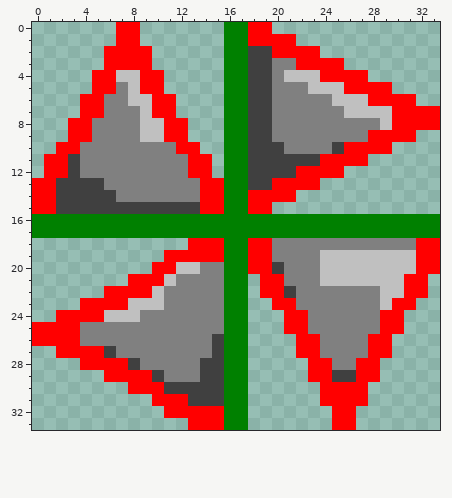
Two states of a pixel-art sprite, background/images/background_spikes.png. The picture above was drawn from the file before the commit.
The file is 34x34 pixels.
New version:
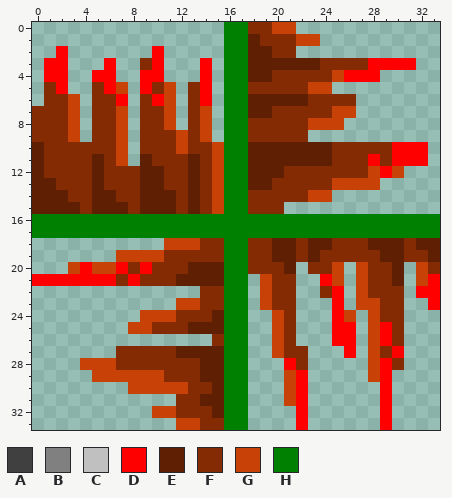
Palette (. is transparent): A #404040  B #808080  C #c0c0c0  D #ff0000  E #5f1f03  F #842b04  G #c84106  H #008000
Change:
Changed rows in their new state; - is an unchanged pixel.
first column x 0:
 0 -------..---------FFGG------------
 1 -------..---------EFFFGG----------
 2 --D---....D-------EEFF..----------
 3 -DD----..FD---D---EEEEEEFFFFDDDD--
 4 -DD----..-----D---EEFFFFFG--D-----
 5 -FD--F-G.-FG-FD---FFFFFGG.....----
 6 -FFG.FFD.F-G-FD---EEEEEFFFF.....--
 7 FFFG.FFG.FFG-FG---EEFFFFFGG.......
 8 FFFG.FFG.FFG.FG---FFFFFGGG........
 9 FFFG.FFG.FFFGFG---FFFFF.........--
10 EFFFFFFG.FFFGFFG--EEEEEEEFFFFFDDD-
11 EFFFFEFG.EFFFEFG--EEEEEEEFFFDFDDD-
12 EFFFFEFFFEEFFEFG--EEEFFFFFFFGDG---
13 EEFFFEFFFEEFFEFG--EEFFFFFGGGG-----
14 EEEFFEEFFEEEFEFG--FFFFFGG---------
15 EEEEFEEEFEEEFEFG--FFF-------------
18 -----------GGGFF--FFEEFEEFFFEEEFEE
19 -------GGGGFFFFF--FFEEFEFFFFFEEFFE
20 ---GDGGDFDFFFEEE--FFFE.FFG.GFFE.GF
21 DDDDDDDF-FFFEEEE---GFF..DG.GFFE.GD
22 ------........FF---GFF..FD.GFFF.-D
23 ----........GGFF---GFF...D.GGFF.-D
24 --.......GGGFFFE----GF...DG.GFF---
25 ........GGFFFEEE----GF...DD.G-F---
26 ...............F----GF...DD.G-F---
27 --.....FFFFFEEEE----GFF...D.GFD---
28 ----GGGFFFFFFFEE-----DF.....GDF---
29 -----GGGGGGFFFEE-----GD.....GD----
30 --------GGGGGFFE-----GD-....-D----
31 ----------..FFEE-----GD-....-D----
32 ----------GGFFFE------D--..--D----
33 ------------GGFF------D--..--D----
Where, in picture pixels (left, top, right, bottom), the same in both pictures:
changed: (32, 22, 440, 430)
